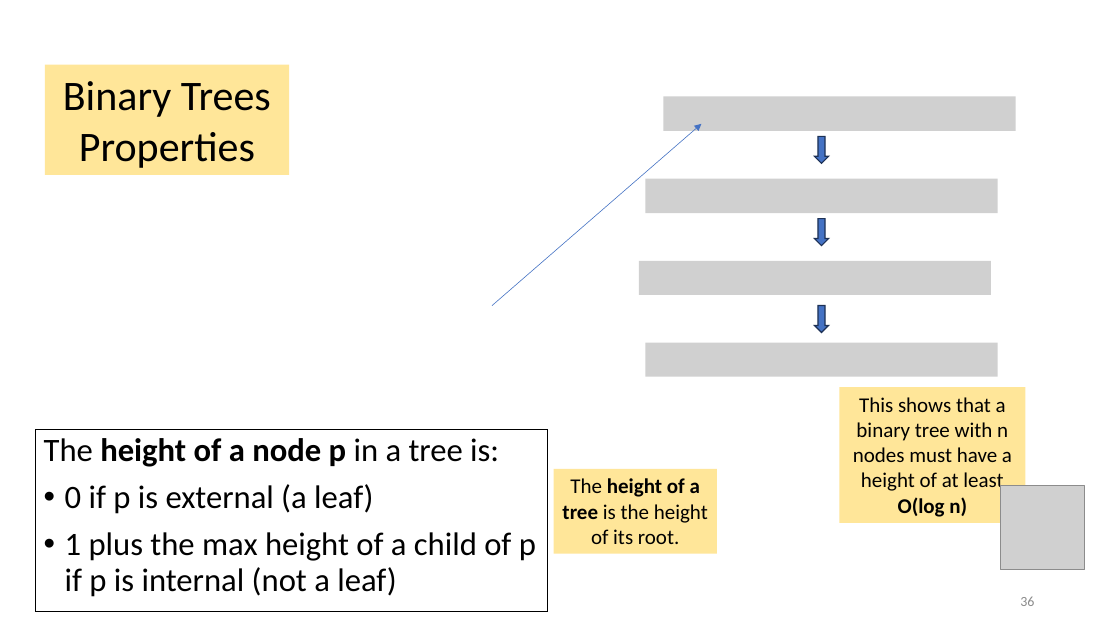
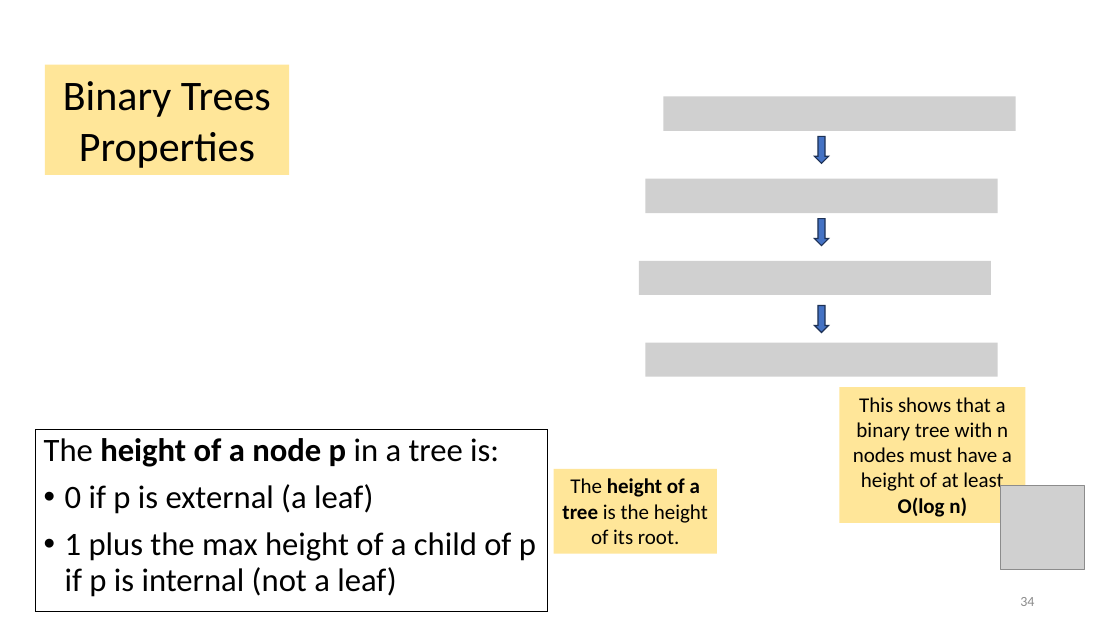
Before and after one commit to vinn03/cmpt225summer2023, a slide deck: slide 34 of lecture_notes/week6/week6_trees.pptx (slide 36 before the commit). Drawn at 1120x630 pixels with LibreOffice and Linux fonts; fonts in the diff are those of the drawing; grey boxes stand for pictures. Boxes give left, top, right and bottom in pixels: in the first picture for what was removed or moved away, otherwise in the second. Text is boxed around its words. In the diff, an @@ line names an element or a change of style, - is before the commit and + after.

```diff
--- a/lecture_notes/week6/week6_trees.pptx
+++ b/lecture_notes/week6/week6_trees.pptx
@@ arrow removed from (492, 306) to (702, 124) @@
@@ page number at box(1020, 597, 1034, 606): text changed @@
-36
+34
```
Also in this commit, not shown: 10 other slides changed, 2 slides removed, 1 other file.
